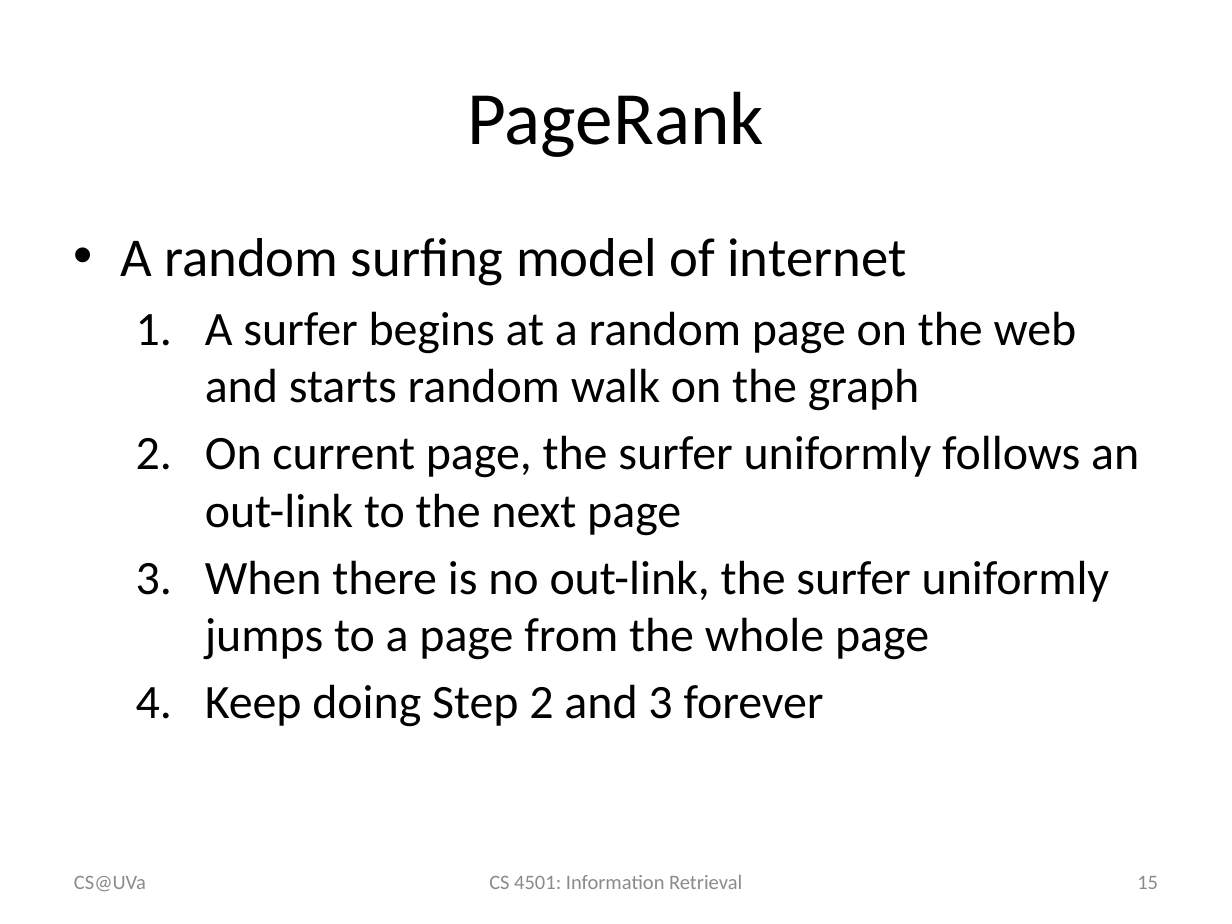
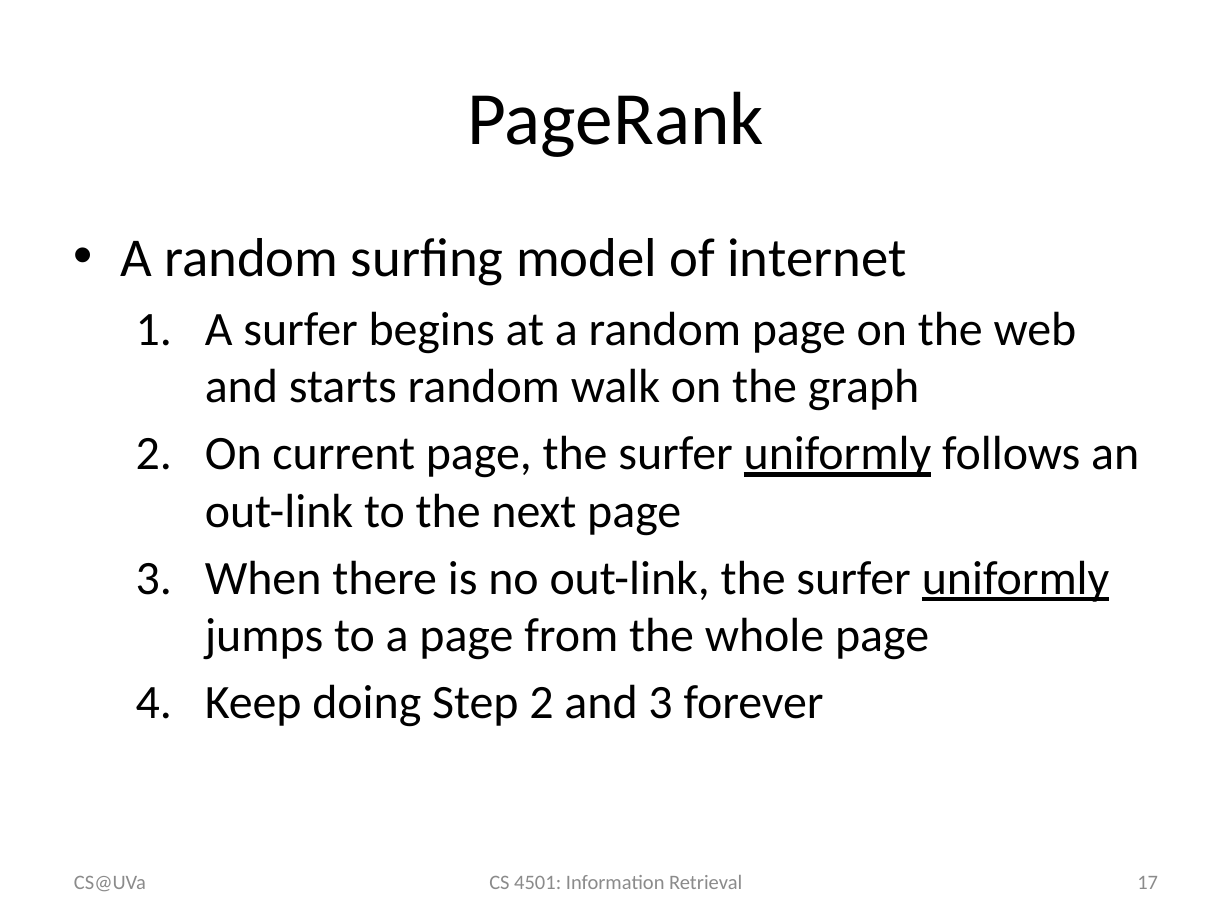
Before and after one commit to wang296/IR2015, a slide deck: slide 17 of docs/Link Analysis.pptx (slide 15 before the commit). Drawn at 1232x924 pixels with LibreOffice and Linux fonts; fonts in the diff are those of the drawing. Boxes give left, top, right and bottom in pixels: in the first picture for what was removed or moved away, otherwise in the second. Text is boxed around its words. In the diff, an @@ line names an element or a change of style, - is before the commit and + after.

Commit message:
link analysis

```diff
--- a/docs/Link Analysis.pptx
+++ b/docs/Link Analysis.pptx
@@ text at bbox=[205, 435, 1139, 660]: underline on in "uniformly", "uniformly" @@
@@ page number at bbox=[1137, 876, 1158, 889]: text changed @@
-15
+17
```
Also in this commit, not shown: 6 other slides changed, 2 slides added, 1 other file.
